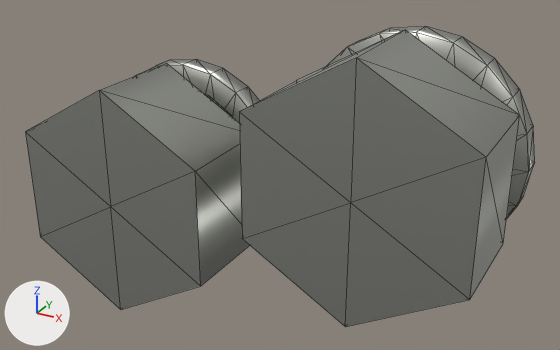
The glTF model porsche-911sc-engine/parts/chain-end-nuts-right.glb: old version first, new version second.
Rendered twice from a 50 mm camera at (296.0, -262.7, 83.1) aimed at (274.9, -224.5, 63.9). The axes (+X, +Y, +Z) are drawn at lower left. The lights are the same throughout. The older version comes first. Mesh edges are drawn as thin lines. Vertices at exactly the same position are counted once.
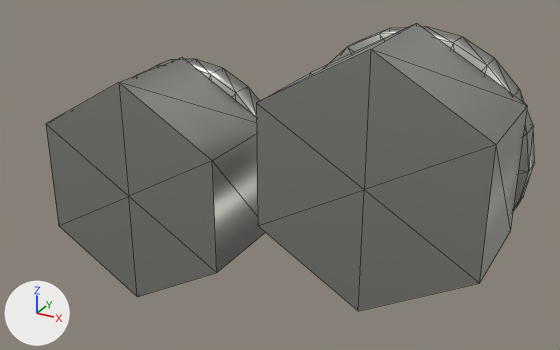
Edits to the bpy script that builds the scene:
```text
Change me_mesh_0:
    used by ob_mesh_0; parent = ob_chain_end_nuts_right_inst0; location = (266.0, -225.0, 62.0); rotation_euler = (1.571, 0.0, 0.0), in degrees (90, 0, 0); scale = (7.51, 7.51, 7.51)
    remove me_mesh_0.from_pydata(...)  # 94 vertices, 144 faces; spans x -0.93..0.93, y -1.0..1.0, z -0.66..0.66
    add me_mesh_0.from_pydata(...)  # 94 vertices, 144 faces; spans x -0.93..0.93, y -1.0..1.0, z -0.54..0.54
    me_mesh_0 part 1: the loose piece of 80 vertices spanning x -0.93..0.93, y -0.93..0.93, z -0.66..-0.44 is moved by (0.0, 0.0, 0.12)
    me_mesh_0 part 2: the loose piece of 14 vertices spanning x -0.87..0.87, y -1.0..1.0, z -0.21..0.66 is moved by (0.0, 0.0, -0.12)
Change ob_mesh_0:
    ob_mesh_0.location: (266.0, -225.0, 62.0) -> (266.0, -224.2, 62.0)
Change ob_mesh_0_001:
    ob_mesh_0_001.location: (282.0, -225.0, 66.0) -> (282.0, -224.2, 66.0)
Remove ob_mesh_1:
    ob_mesh_1 = bpy.data.objects.new('Mesh_1', me_mesh_1)
    ob_mesh_1.parent = ob_chain_end_nuts_right_inst1
    ob_mesh_1.location = (266.0, -222.6, 62.03)
    ob_mesh_1.rotation_euler = (1.571, 0.0, 0.0)  # degrees (90, 0, 0)
    ob_mesh_1.scale = (5.51, 5.51, 5.51)
```

Changed parts and their boxes (x1, y1, x2, y2) in the pictures (560 x 350 px; the box of a moved part takes in the faces that stretch with it):
'Mesh_0.001', reshaped, moved
    before: (239, 26, 535, 327)
    after: (256, 23, 535, 311)
'Mesh_0', reshaped, moved (6% narrower)
    before: (26, 59, 260, 310)
    after: (46, 57, 265, 297)
'Mesh_1', deleted (mostly hidden)
    before: (204, 94, 232, 117)
part 1 of me_mesh_0, moved or reshaped
    before: (135, 26, 535, 218)
    after: (135, 26, 535, 209)
part 2 of me_mesh_0, moved or reshaped
    before: (26, 30, 520, 327)
    after: (46, 23, 528, 311)
